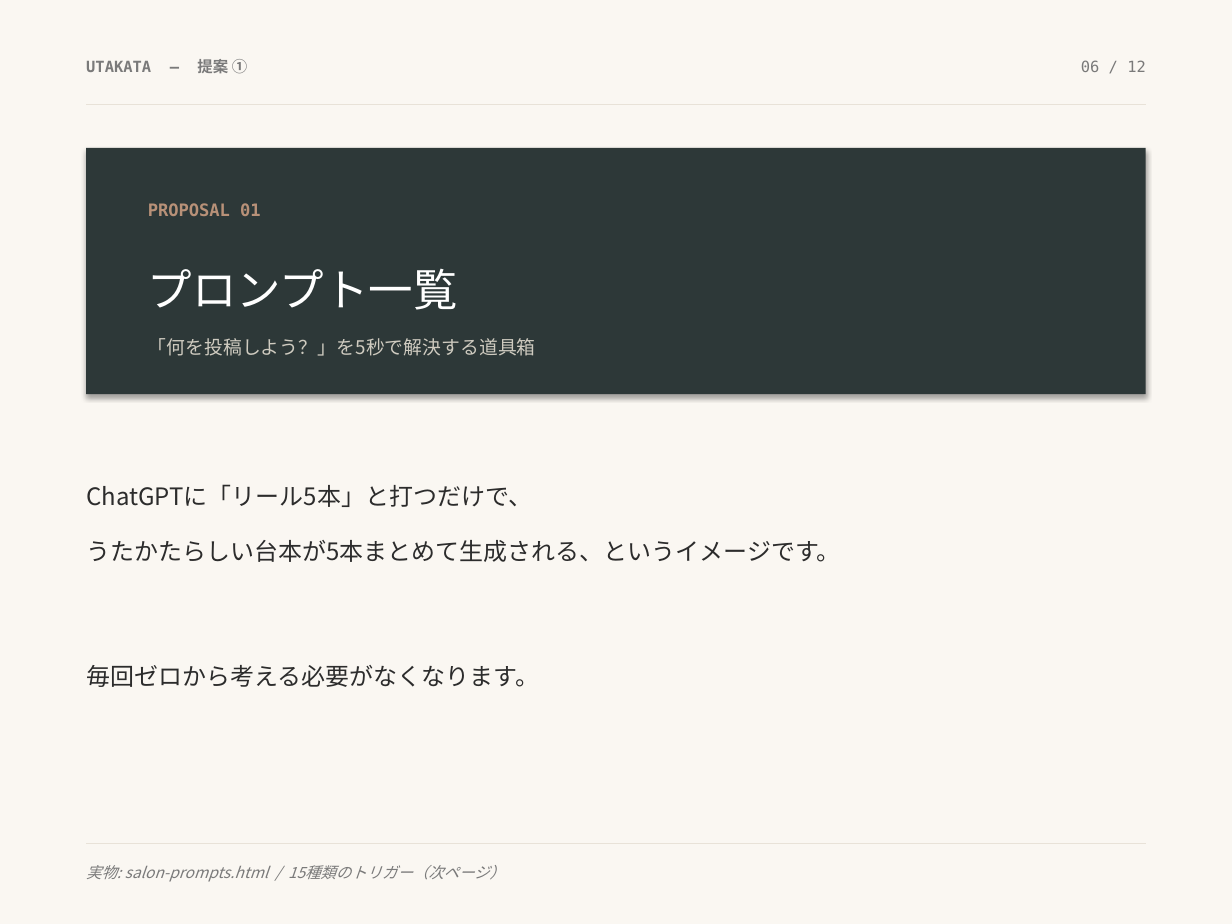
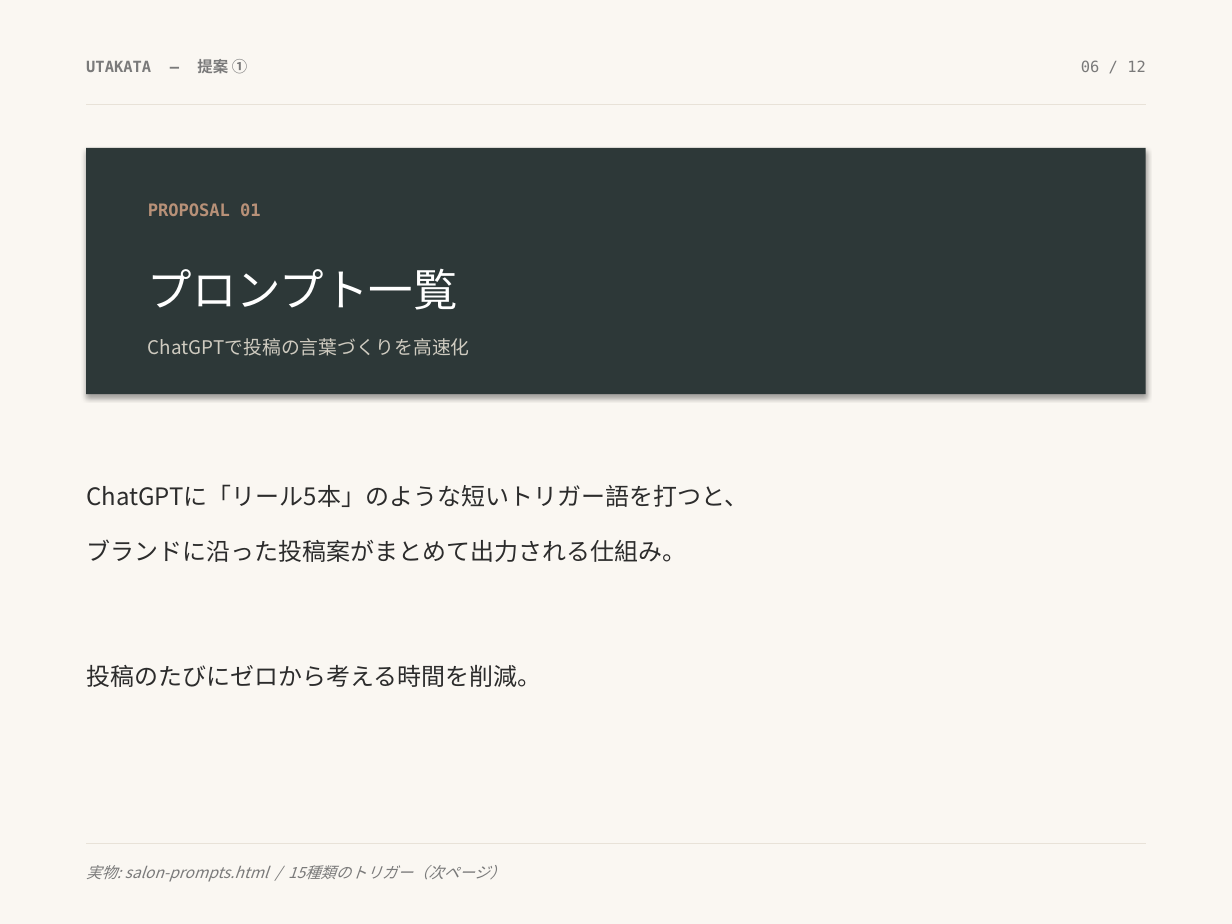
Before and after one commit to yamada-netizen/utakata-subtitle, a slide deck: slide 6 of salon-slides.pptx. Drawn at 1232x924 pixels with LibreOffice and Linux fonts; fonts in the diff are those of the drawing. Boxes give left, top, right and bottom in pixels: in the first picture for what was removed or moved away, otherwise in the second. Text is boxed around its words. In the diff, an @@ line names an element or a change of style, - is before the commit and + after.

```diff
--- a/salon-slides.pptx
+++ b/salon-slides.pptx
@@ text at <box>148,338,470,356</box>: text changed @@
-「何を投稿しよう？」を5秒で解決する道具箱
+ChatGPTで投稿の言葉づくりを高速化
@@ text at <box>86,484,748,687</box>: text changed @@
-ChatGPTに「リール5本」と打つだけで、
-うたかたらしい台本が5本まとめて生成される、というイメージです。
-毎回ゼロから考える必要がなくなります。
+ChatGPTに「リール5本」のような短いトリガー語を打つと、
+ブランドに沿った投稿案がまとめて出力される仕組み。
+投稿のたびにゼロから考える時間を削減。
```
Also in this commit, not shown: 11 other slides changed, 1 slide added, 1 slide removed, 2 other files.
